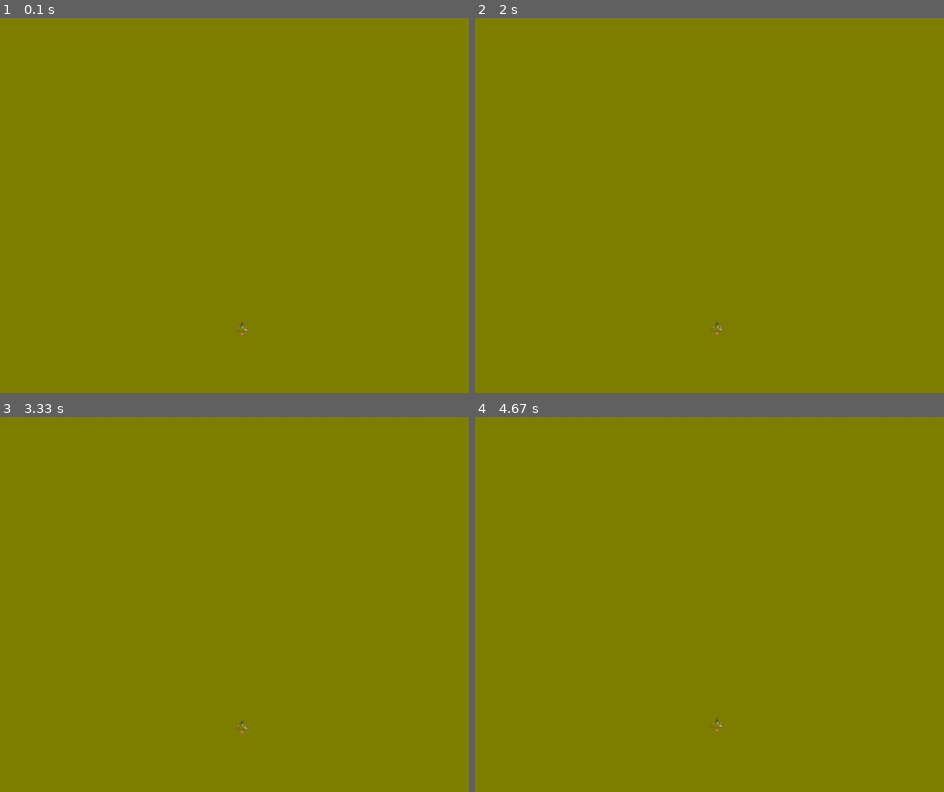
Above: before the commit, frames 1-4 (two rows, left to right).
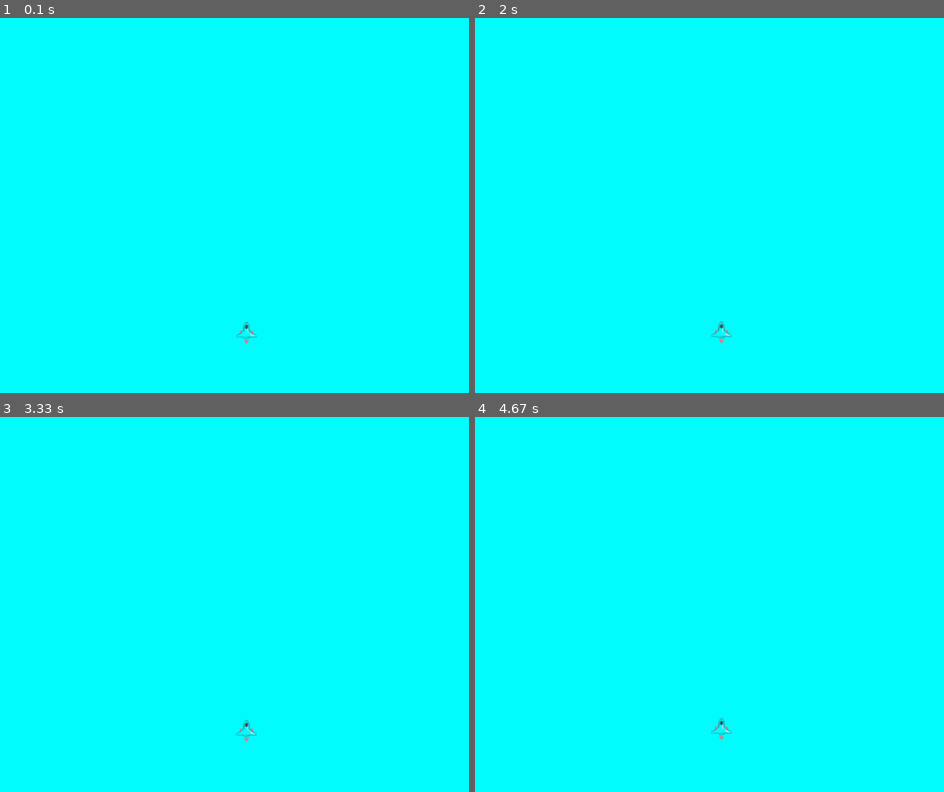
Above: after the commit, the same moments.

Repository: Pepdep2023/-First-draftcap-2-PyGame-Shooter
Game: pygame game, started from main.py
The game is run twice, just before and just after one commit, with the same random seed, the same clock (stepped at 60 frames per second) and the same inputs.
Inputs:
- Up to frame 1 (0.1 s): no input
- Up to frame 2 (2 s): tap Enter at 1.83 s
- Up to frame 3 (3.33 s): tap Space at 3.17 s
- Up to frame 4 (4.67 s): tap Space at 3.67, 4.17, 4.62 s

The runs differ from the first frame. In frame 1, 100% of the frame differs, in the area x 0-100%, y 0-100%; in frame 2, 100%; in frame 3, 100%; in frame 4, 100%.

Commit message:
modified image size

Diff:
--- a/main.py
+++ b/main.py
@@ -11,6 +11,7 @@
 
 #Player
 player_image = pygame.image.load('spaceship.png')
+player_image = pygame.transform.scale(player_image, (50, 50))
 playerX = 500
 playerY = 650
 
@@ -24,8 +25,10 @@
         if event.type == pygame.QUIT:
             running = False
 
+#If keystrock is pressed check weather it is right or left
+
 # Screen colour:RBG(Red,Blue and Green)
-        screen.fill((128,128,0))
+        screen.fill((0,255,255))
         playerY -= 0.5
         print(playerY)
 
Not shown, changed: Movement mechanics
Not shown, added: keyboard controls
